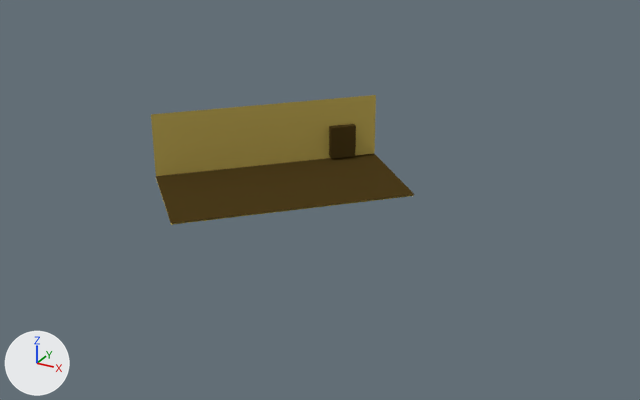
Before and after pictures for a commit that changed the Blender file _rawdata/house.blend.
One viewpoint serves both versions: a 50 mm camera at (4.36, -6.56, 2.8) aimed at (0.89, -0.25, -0.36). Arrows for +X, +Y and +Z are at lower left; the lights stay in place.
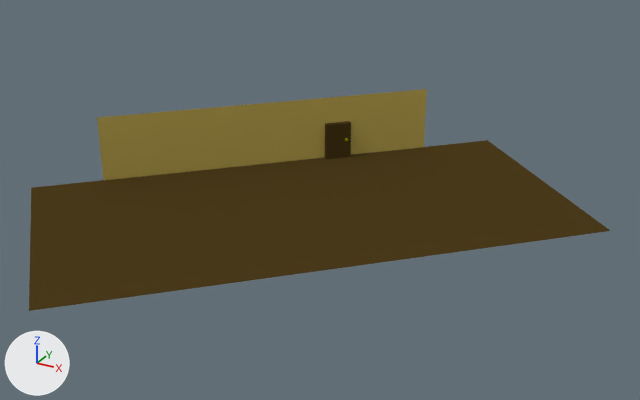
Where the change shows, as pixel boxes (x1, y1, x2, y2) in the pictures (640 x 400 px):
'Cube.000', moved, rescaled (125% wider, 142% taller): before (156, 153, 414, 223); after (29, 140, 610, 311)
'Cube.001', moved, rescaled: before (151, 95, 414, 225); after (97, 89, 427, 180)
'Cube', moved, rescaled (8% taller): before (329, 124, 356, 159); after (325, 121, 351, 159)

What changed in the scene script:
```text
Change ob_cube:
    ob_cube.location: (0.443, 1.035, -0.29) -> (0.389, 1.035, -0.29)
    ob_cube.scale: (0.0335, 0.13, 0.164) -> (0.0335, 0.13, 0.187)
Change ob_cube_000:
    ob_cube_000.location: (0.268, 0.128, -0.155) -> (0.735, -0.242, -0.029)
    ob_cube_000.scale: (1.13, 0.563, 0.323) -> (2.37, 1.18, 0.444)
Change ob_cube_001:
    ob_cube_001.location: (0.268, 0.128, -0.169) -> (0.465, -0.025, -0.169)
    ob_cube_001.scale: (1.13, 0.563, 0.323) -> (1.66, 0.827, 0.334)
```
